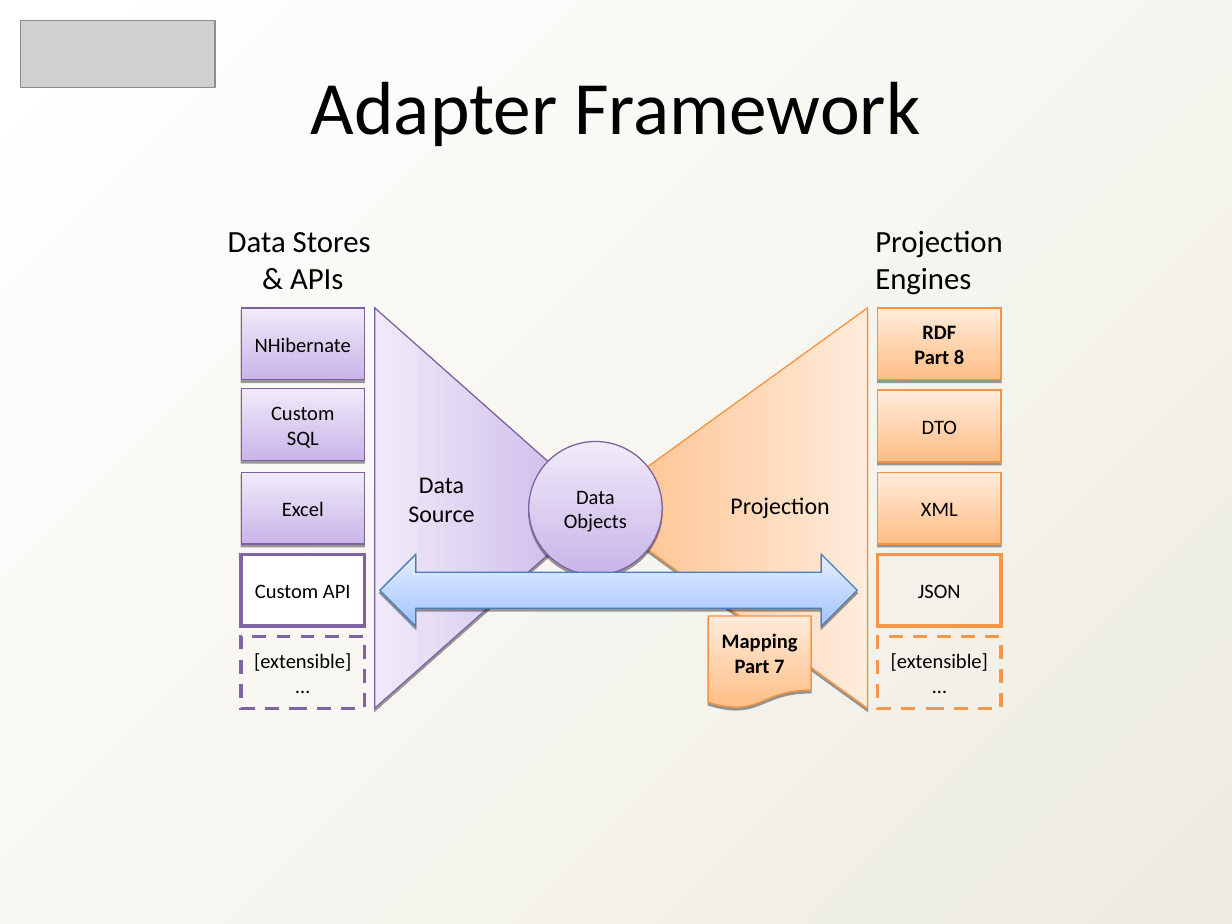
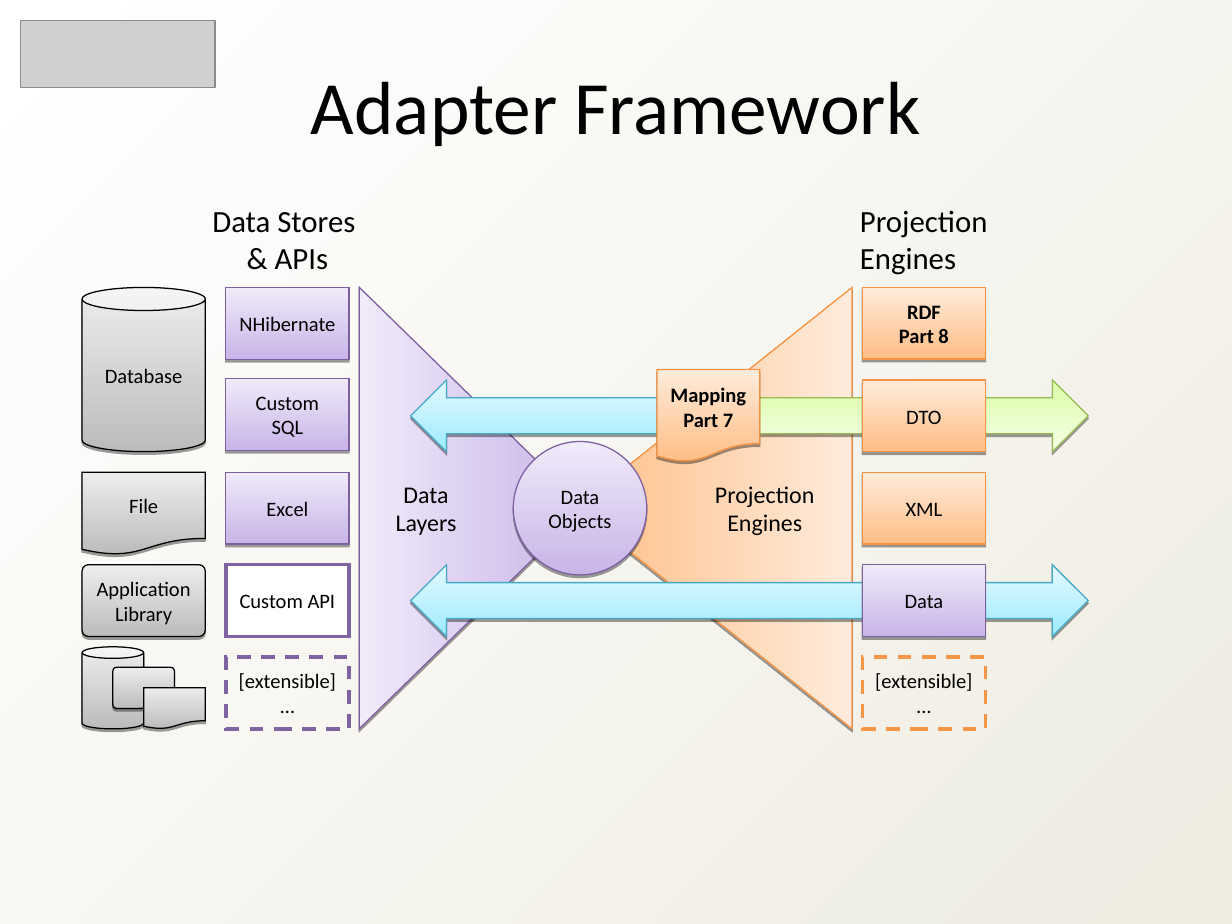
Before and after one commit to heyena/iring-tools, a slide deck: slide 10 of branches/2.0.x/Documentation/iRINGTools_Overview_v2.0.0.ppt. Drawn at 1232x924 pixels with LibreOffice and Linux fonts; fonts in the diff are those of the drawing; grey boxes stand for pictures. Boxes give left, top, right and bottom in pixels: in the first picture for what was removed or moved away, otherwise in the second. Text is boxed around its words. In the diff, an @@ line names an element or a change of style, - is before the commit and + after.

```diff
--- a/branches/2.0.x/Documentation/iRINGTools_Overview_v2.0.0.ppt
+++ b/branches/2.0.x/Documentation/iRINGTools_Overview_v2.0.0.ppt
@@ 2 texts, 2 rectangles moved together from (x1=228, y1=230, x2=1003, y2=379) to (x1=212, y1=210, x2=988, y2=359) @@
@@ cylinder added at (x1=83, y1=287, x2=206, y2=451), fill gradient #BCBCBC to #EDEDED, outline #000000 0.74 pt, 12 pt, text #000000 @@
+Database
@@ triangle resized from (x1=375, y1=308, x2=600, y2=708) to (x1=359, y1=288, x2=585, y2=729) @@
@@ triangle resized from (x1=590, y1=308, x2=867, y2=708) to (x1=575, y1=288, x2=852, y2=729) @@
@@ rectangle "Custom SQL" moved from (x1=241, y1=388, x2=365, y2=460) to (x1=225, y1=378, x2=349, y2=450) @@
@@ left right arrow added at (x1=410, y1=379, x2=697, y2=451), fill gradient #9EEAFF to #E4F9FF, outline #46AAC5 0.74 pt @@
@@ flow chart document "Mapping Part 7" moved from (x1=708, y1=616, x2=811, y2=708) to (x1=657, y1=370, x2=759, y2=462) @@
@@ left right arrow added at (x1=657, y1=379, x2=1088, y2=451), fill gradient #DAFDA7 to #F5FFE6, outline #98B954 0.74 pt @@
@@ rectangle "DTO" moved from (x1=878, y1=391, x2=1002, y2=462) to (x1=862, y1=379, x2=986, y2=451) @@
@@ flow chart document added at (x1=83, y1=472, x2=206, y2=554), fill gradient #BCBCBC to #EDEDED, outline #000000 0.74 pt, 12 pt, text #000000 @@
+File
@@ 2 rectangles, 1 ellipse moved together from (x1=241, y1=441, x2=1002, y2=574) to (x1=225, y1=441, x2=986, y2=574) @@
@@ text at (x1=396, y1=487, x2=457, y2=535): text changed @@
-Data
-Source
+Data
+Layers
@@ text at (x1=715, y1=486, x2=814, y2=535): text changed @@
-Projection
+Projection
+Engines
@@ rounded rectangle added at (x1=83, y1=564, x2=206, y2=636), fill gradient #BCBCBC to #EDEDED, outline #000000 0.74 pt, 12 pt, text #000000 @@
+Application
+Library
@@ rectangle "Custom API" moved from (x1=241, y1=554, x2=365, y2=626) to (x1=225, y1=564, x2=349, y2=636) @@
@@ left right arrow removed at (x1=379, y1=554, x2=857, y2=626) @@
@@ left right arrow added at (x1=410, y1=564, x2=1088, y2=636), fill gradient #9EEAFF to #E4F9FF, outline #46AAC5 0.74 pt @@
@@ rectangle added at (x1=862, y1=564, x2=986, y2=636), fill gradient #C9B5E8 to #F0EAF9, outline #7D60A0 0.74 pt, 12 pt, text #000000 @@
+Data
@@ rectangle removed at (x1=878, y1=554, x2=1002, y2=626) @@
-JSON
@@ cylinder added at (x1=83, y1=647, x2=144, y2=729), fill gradient #BCBCBC to #EDEDED, outline #000000 0.74 pt @@
@@ rectangle "[extensible]" moved from (x1=241, y1=637, x2=365, y2=708) to (x1=225, y1=657, x2=349, y2=728) @@
@@ rectangle "[extensible]" moved from (x1=878, y1=637, x2=1002, y2=708) to (x1=862, y1=657, x2=986, y2=728) @@
@@ rounded rectangle added at (x1=113, y1=668, x2=175, y2=708), fill gradient #BCBCBC to #EDEDED, outline #000000 0.74 pt @@
@@ flow chart document added at (x1=144, y1=687, x2=206, y2=728), fill gradient #BCBCBC to #EDEDED, outline #000000 0.74 pt @@
```
Also in this commit, not shown: 3 other slides changed, 49 other files.
